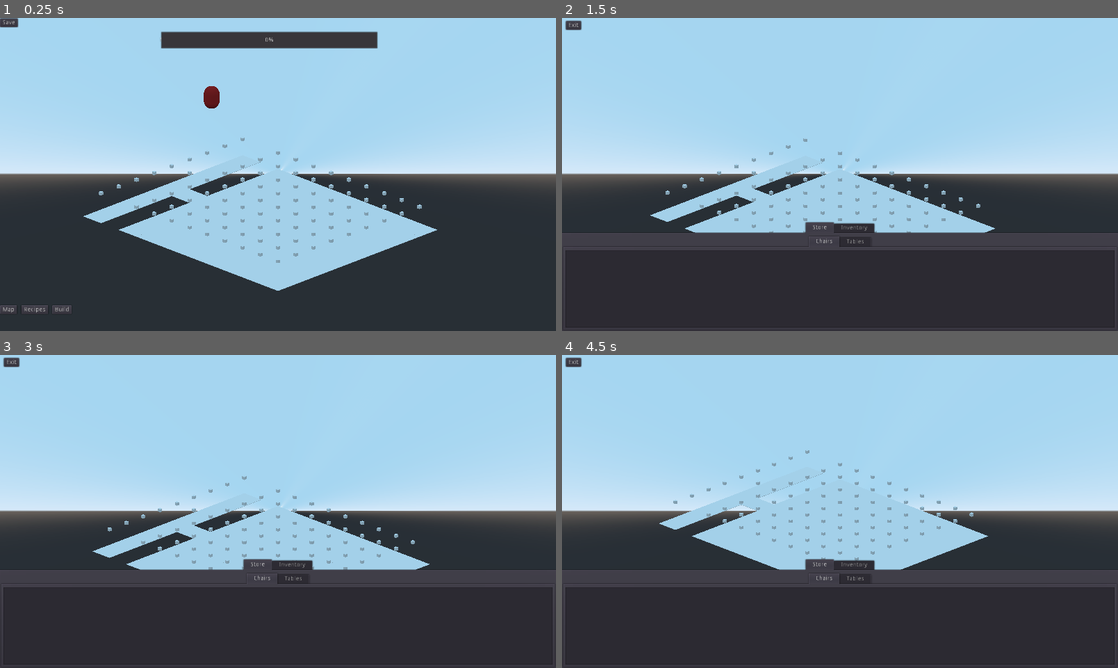
Above: before the commit, frames 1-4 (two rows, left to right).
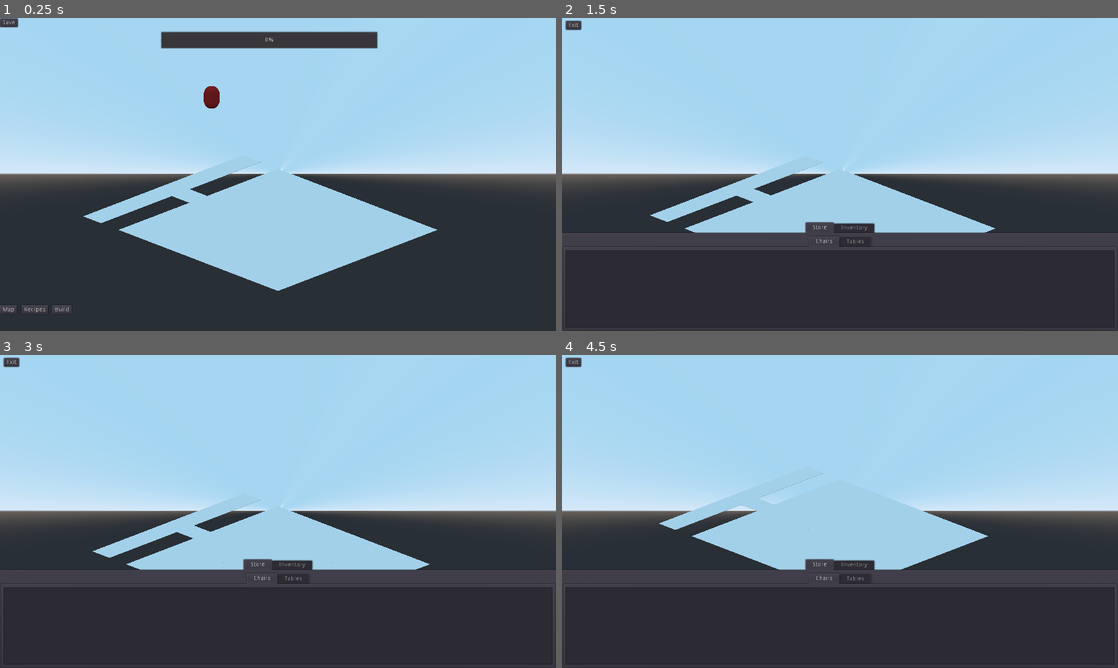
Above: after the commit, the same moments.

Repository: bigigloogames/Emperor-s-Restaurant
Game: Godot game, scene res://scenes/Restaurant.tscn
The game is run twice, just before and just after one commit, with the same random seed, the same clock (stepped at 60 frames per second) and the same inputs. The project has no main scene, so this scene is started directly.
Inputs (mouse positions are in pixels of both pictures, inside the frame that each line leads up to):
- Up to frame 1 (0.25 s): no input
- Up to frame 2 (1.5 s): click "Build" at 0.5 s; tap Enter at 1.25 s; move the mouse to (962, 158) at 1.27 s; hold Up (ui_up) from 1.28 s (still down); tap Mouse wheel down (wheel_down) at 1.35 s; click (962, 158) at 1.42 s
- Up to frame 3 (3 s): release Up (ui_up) at 2 s; tap Space at 2 s; drag from (166, 527) to (250, 574) at 2.02 s; tap Enter at 2.75 s; move the mouse to (333, 442) at 2.77 s; hold Up (ui_up) from 2.78 s (still down); tap Mouse wheel down (wheel_down) at 2.85 s; click (333, 442) at 2.92 s
- Up to frame 4 (4.5 s): release Up (ui_up) at 3.5 s; tap Space at 3.5 s; drag from (812, 574) to (673, 464) at 3.52 s; tap Enter at 4.25 s; move the mouse to (1006, 558) at 4.27 s; hold Down (ui_down) from 4.28 s (still down); tap Mouse wheel down (wheel_down) at 4.35 s; click (1006, 558) at 4.42 s

The runs differ from the first frame. In frame 1, 0.7% of the frame differs, in the area x 17-76%, y 38-79%; in frame 2, 0.6%; in frame 3, 0.6%; in frame 4, 0.6%.
Error after the commit: Invalid get index 'position' (on base: 'Dictionary'). (res://scripts/Restaurant.gd:118)

Commit message:
Fixed Waiter Bugs

Diff:
--- a/scenes/Restaurant.tscn
+++ b/scenes/Restaurant.tscn
@@ -249,6 +249,7 @@
 }
 
 [node name="Astar" type="GridMap" parent="."]
+visible = false
 mesh_library = ExtResource( 9 )
 cell_size = Vector3( 0.8, 0.8, 0.8 )
 data = {
--- a/scripts/Restaurant.gd
+++ b/scripts/Restaurant.gd
@@ -62,15 +62,19 @@
 
 
 func serve_customer():
-	if !queue.empty() and !waiters.empty():
-		var table = queue.pop_front()
-		Astar.toggle_seat(table)
-		waiters.pop_front().move_to(table)
-		Astar.toggle_seat(table)
+	if waiters.empty() or queue.empty():
+		return
+	var table = queue.pop_front()
+	Astar.toggle_seat(table)
+	waiters.pop_front().move_to(table)
+	Astar.toggle_seat(table)
 
 
 func _on_Table_body_entered(body, seat):  # Detect waiter reaching table
-	var customer = seat.get_overlapping_bodies()[0]
+	var customer = seat.get_overlapping_bodies()
+	if customer.empty():
+		return
+	customer = customer[0]
 	body.move_to(Vector3(0, 1, 0))
 	var eating_timer = Timer.new()  # Eating time
 	eating_timer.wait_time = 10
@@ -81,6 +85,8 @@
 
 
 func _on_Waiter_body_entered(body):
+	if body in waiters:
+		return
 	waiters.append(body)
 
 
@@ -108,7 +114,7 @@
 func _input(event):
 	if build_mode and event is InputEventMouseButton and event.button_index == BUTTON_LEFT:
 		var result = Cam.get_clicked_position(event)
-		if result:
+		if !result:
 			if Furni.is_occupied(result.position):
 				if not dragging and event.pressed:
 					dragging = true
@@ -256,7 +262,7 @@
 		chair_area.add_to_group("seat_area")
 		var chair_collision = CollisionShape.new()
 		chair_collision.shape = BoxShape.new()
-		chair_collision.shape.extents = Vector3(0.05, 0.1, 0.05)
+		chair_collision.shape.extents = Vector3(0.1, 0.1, 0.1)
 		chair_area.add_child(chair_collision)
 		var seat_coord = Astar.map_to_world(chair.x, chair.y, chair.z)
 		chair_area.translation.x = seat_coord.x
@@ -281,12 +287,12 @@
 		waiter_area.add_to_group("seat_area")
 		var waiter_collision = CollisionShape.new()
 		waiter_collision.shape = BoxShape.new()
-		waiter_collision.shape.extents = Vector3(0.01, 0.01, 0.01)
+		waiter_collision.shape.extents = Vector3(0.1, 0.1, 0.1)
 		waiter_area.add_child(waiter_collision)
 		var waiter_coord = Astar.map_to_world(0, 1, 0)
 		waiter_area.translation.x = waiter_coord.x
 		waiter_area.translation.z = waiter_coord.z
-		waiter_area.translation.y = 1
+		waiter_area.translation.y = 1.5
 		waiter_area.connect("body_entered", self, "_on_Waiter_body_entered")
 
 
